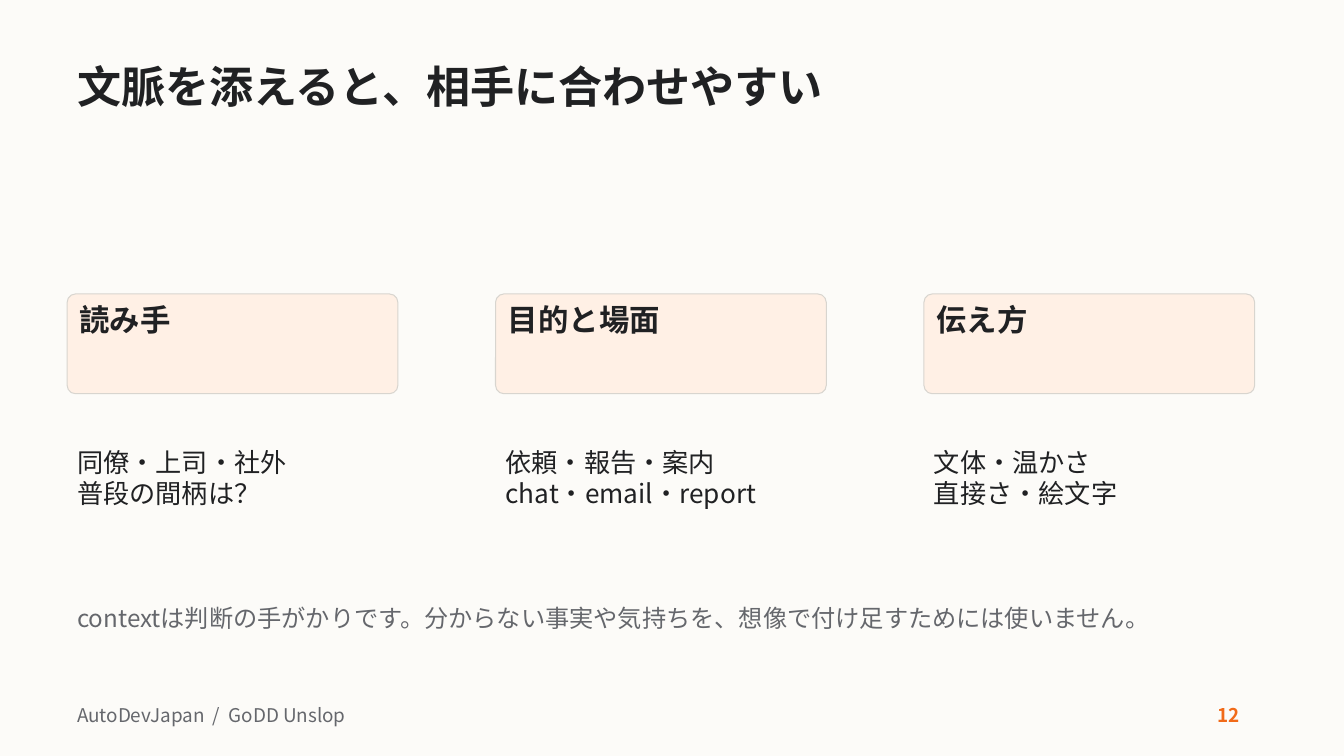
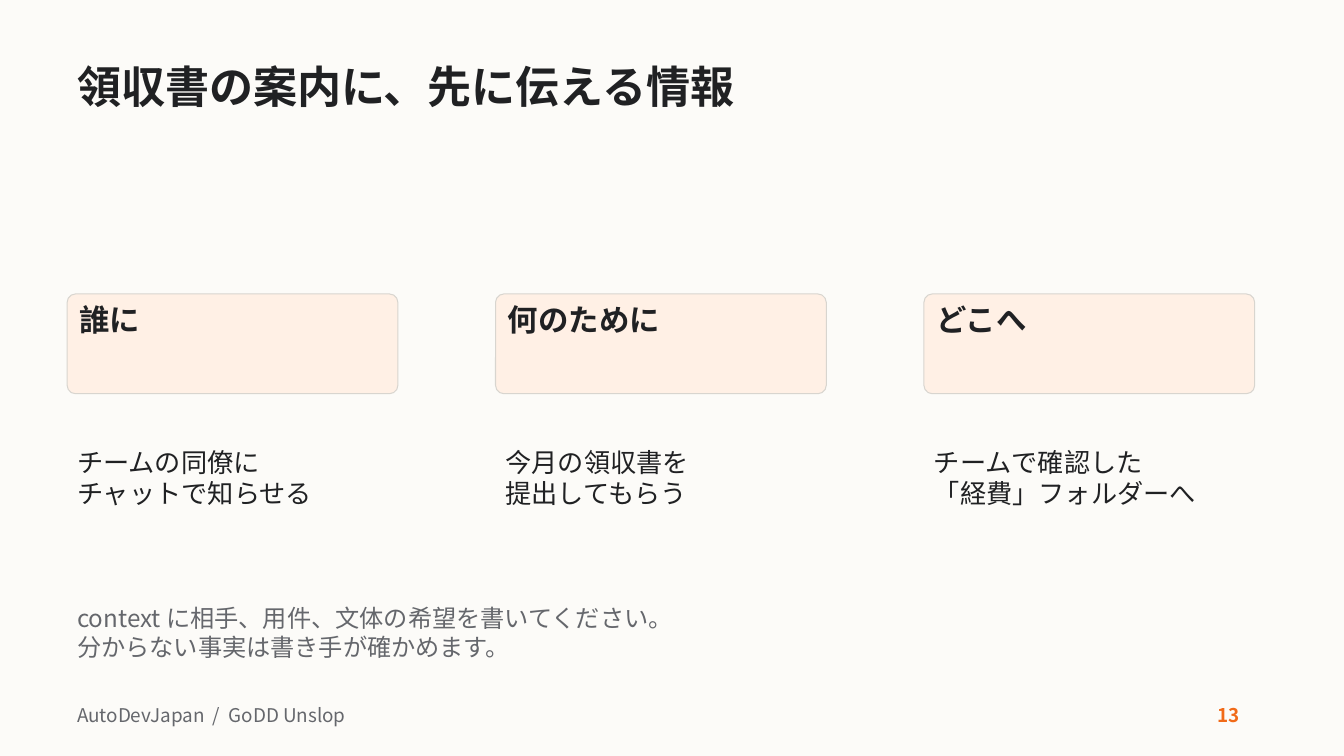
Before and after one commit to AutoDevJapan/GoDD-Unslop, a slide deck: slide 13 of docs/user-guide.pptx (slide 12 before the commit). Drawn at 1344x756 pixels with LibreOffice and Linux fonts; fonts in the diff are those of the drawing. Boxes give left, top, right and bottom in pixels: in the first picture for what was removed or moved away, otherwise in the second. Text is boxed around its words. In the diff, an @@ line names an element or a change of style, - is before the commit and + after.

Commit message:
操作を頼む文と動作を説明する文を書き分け、教材と例文をそろえる

```diff
--- a/docs/user-guide.pptx
+++ b/docs/user-guide.pptx
@@ title at box(77, 65, 735, 107): text changed @@
-文脈を添えると、相手に合わせやすい
+領収書の案内に、先に伝える情報
@@ text in rounded rectangle at box(80, 305, 141, 334): text changed @@
-読み手
+誰に
@@ text in rounded rectangle at box(508, 305, 660, 334): text changed @@
-目的と場面
+何のために
@@ text in rounded rectangle at box(936, 305, 1026, 333): text changed @@
-伝え方
+どこへ
@@ text at box(77, 450, 312, 505): text changed @@
-同僚・上司・社外
-普段の間柄は？
+チームの同僚に
+チャットで知らせる
@@ text at box(505, 450, 688, 505): text changed @@
-依頼・報告・案内
-chat・email・report
+今月の領収書を
+提出してもらう
@@ text at box(934, 450, 1196, 506): text changed @@
-文体・温かさ
-直接さ・絵文字
+チームで確認した
+「経費」フォルダーへ
@@ text at box(77, 606, 672, 658): text changed @@
-contextは判断の手がかりです。分からない事実や気持ちを、想像で付け足すためには使いません。
+context に相手、用件、文体の希望を書いてください。
+分からない事実は書き手が確かめます。
@@ text at box(1217, 707, 1239, 723): text changed @@
-12
+13
```
Also in this commit, not shown: 25 other slides changed, 16 other files.
